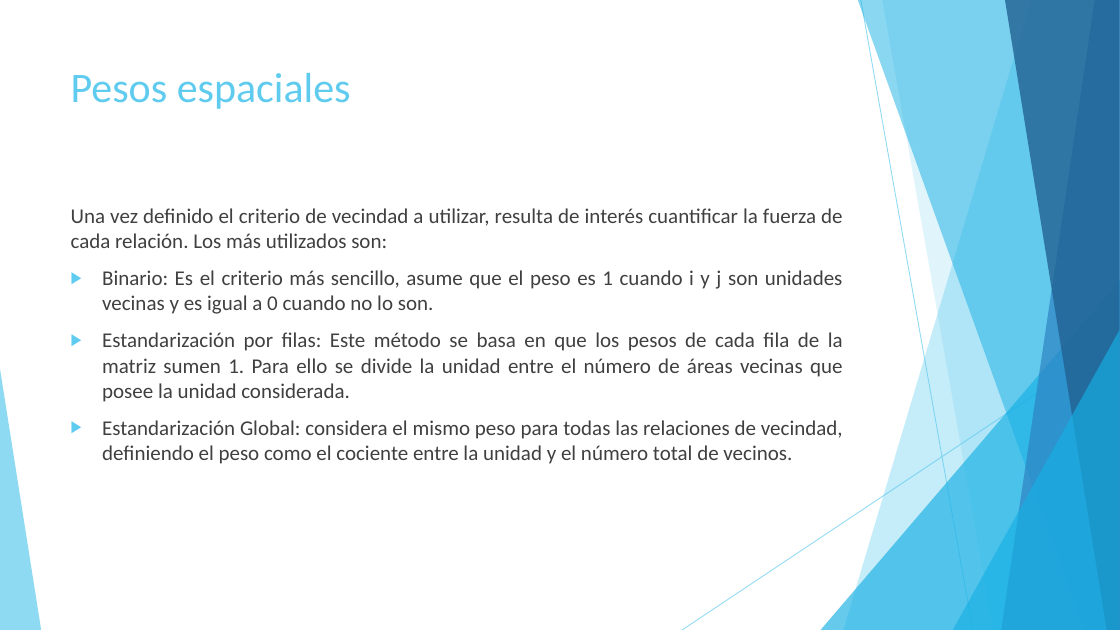
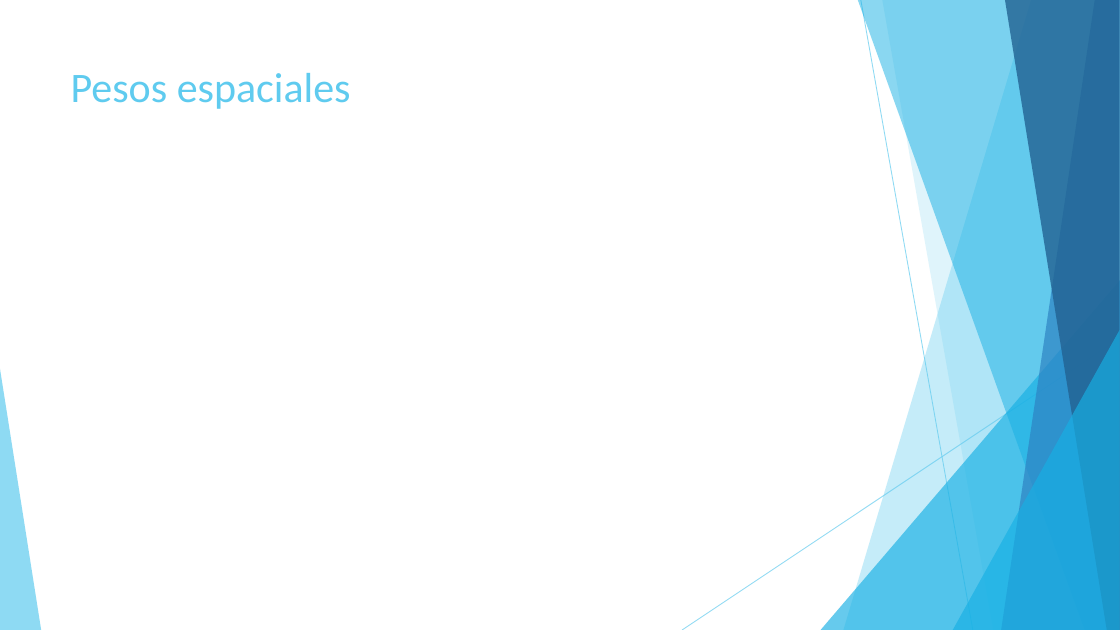
Before and after one commit to Seferra18/Tesina, a slide deck: slide 13 of ppt.pptx. Drawn at 1120x630 pixels with LibreOffice and Linux fonts; fonts in the diff are those of the drawing; grey boxes stand for pictures. Boxes give left, top, right and bottom in pixels: in the first picture for what was removed or moved away, otherwise in the second. Text is boxed around its words. In the diff, an @@ line names an element or a change of style, - is before the commit and + after.

Commit message:
Para compartir

```diff
--- a/ppt.pptx
+++ b/ppt.pptx
@@ text removed at (71,208,843,464) @@
-Una vez definido el criterio de vecindad a utilizar, resulta de interés cuantificar la fuerza de cada relación. Los más utilizados son:
-▶ Binario: Es el criterio más sencillo, asume que el peso es 1 cuando i y j son unidades vecinas y es igual a 0 cuando no lo son.
-▶ Estandarización por filas: Este método se basa en que los pesos de cada fila de la matriz sumen 1. Para ello se divide la unidad entre el número de áreas vecinas que posee la unidad considerada.
-▶ Estandarización Global: considera el mismo peso para todas las relaciones de vecindad, definiendo el peso como el cociente entre la unidad y el número total de vecinos.
```
Also in this commit, not shown: 20 other slides changed, 8 slides added, 3 slides removed, 1 other file.
